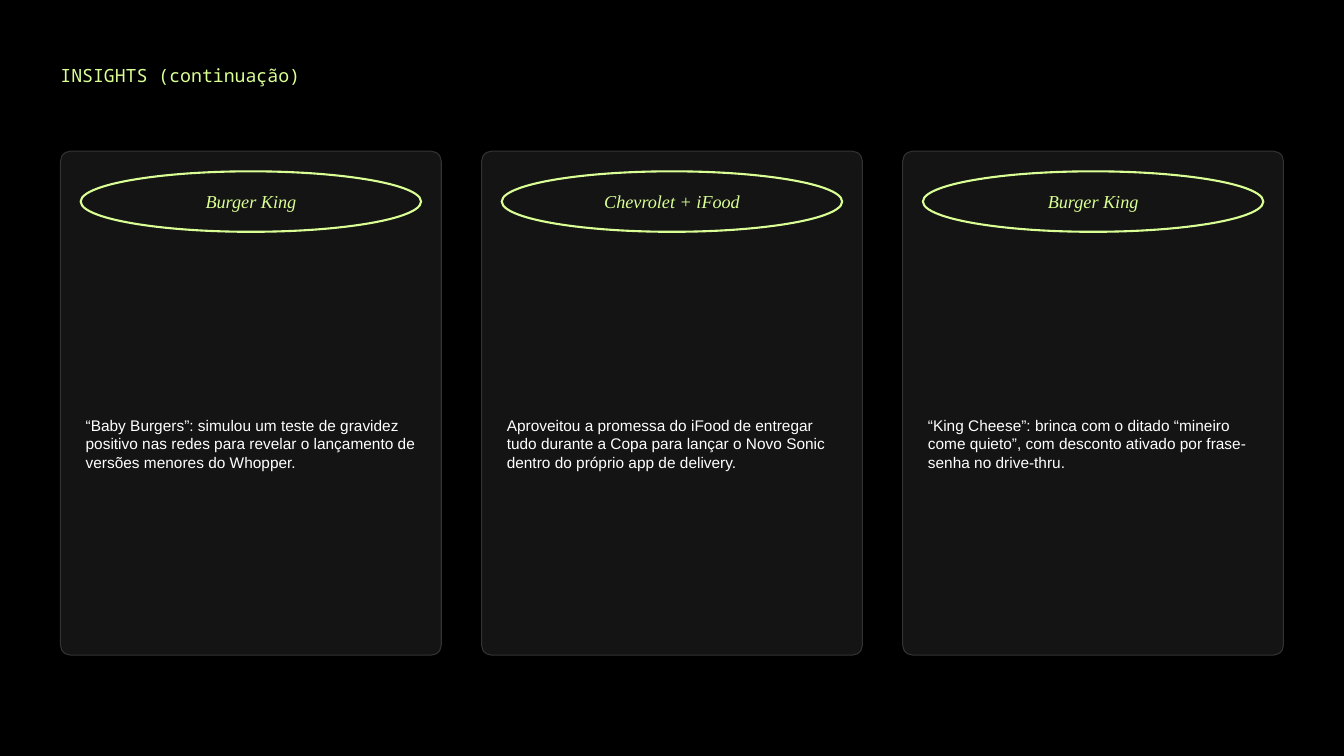
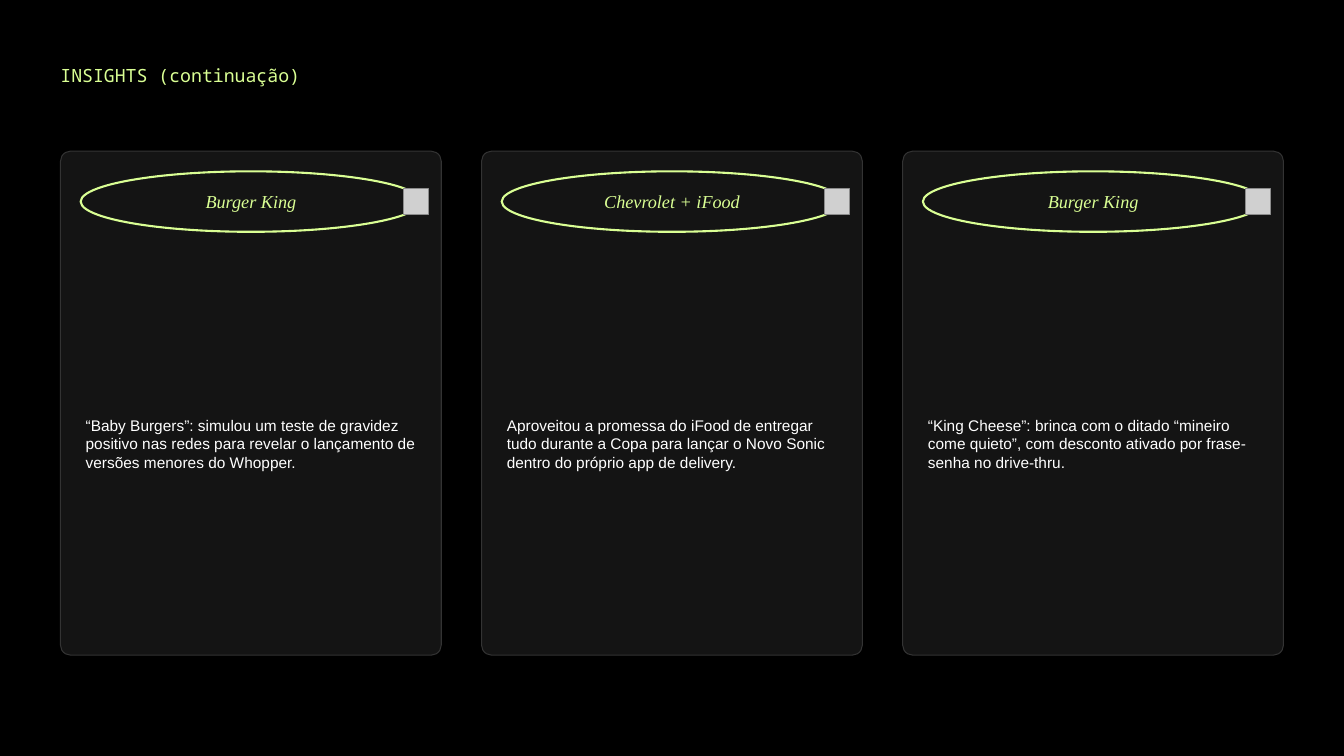
Before and after one commit to BiancaSchwanke/data-manipulation-exercises, a slide deck: slide 7 of entregas-agosto26/material-cliente-agosto26.pptx. Drawn at 1344x756 pixels with LibreOffice and Linux fonts; fonts in the diff are those of the drawing; grey boxes stand for pictures. Boxes give left, top, right and bottom in pixels: in the first picture for what was removed or moved away, otherwise in the second. Text is boxed around its words. In the diff, an @@ line names an element or a change of style, - is before the commit and + after.

```diff
--- a/entregas-agosto26/material-cliente-agosto26.pptx
+++ b/entregas-agosto26/material-cliente-agosto26.pptx
@@ picture added at <box>403,189,429,214</box> @@
@@ picture added at <box>825,189,850,214</box> @@
@@ picture added at <box>1246,189,1271,214</box> @@
```
Also in this commit, not shown: 6 other slides changed, 14 other files.
